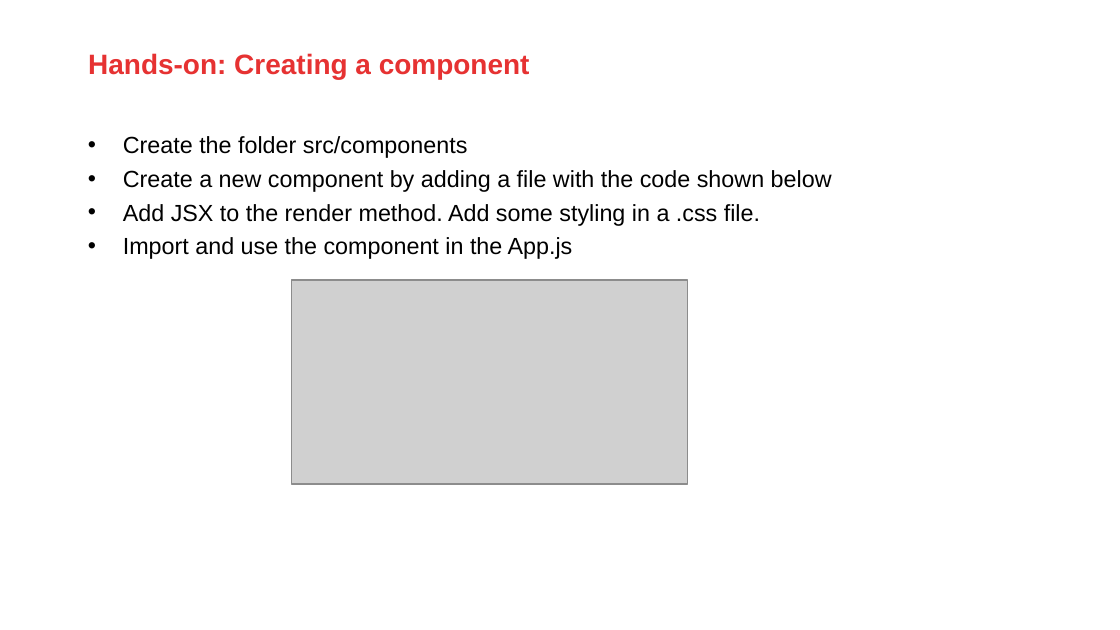
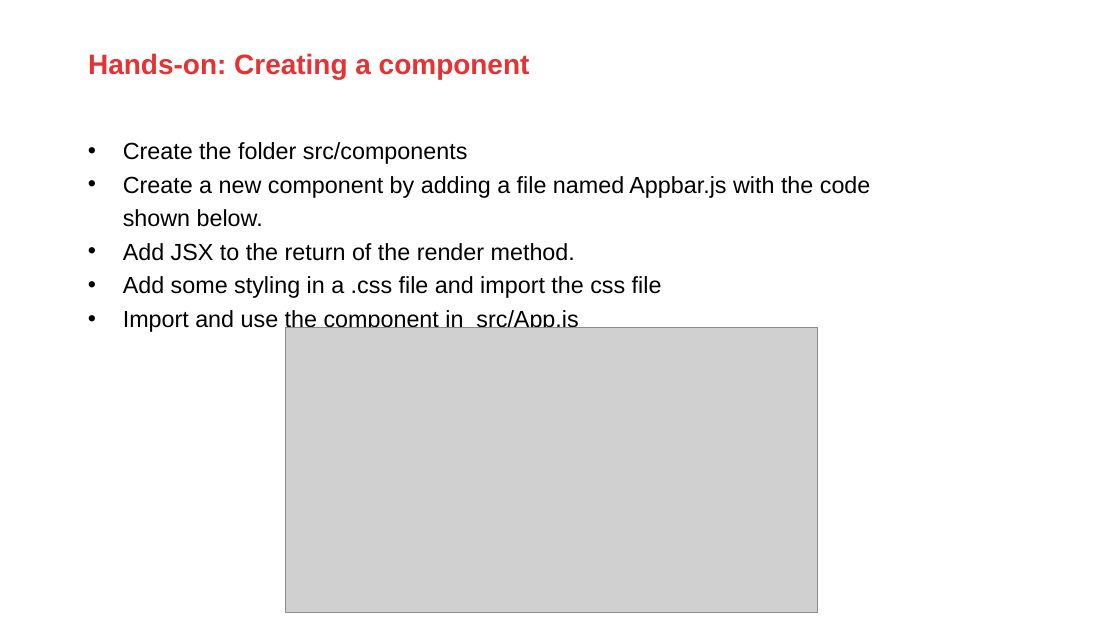
Before and after one commit to AMIS-Services/react-series, a slide deck: slide 10 of sig1/slides/SIG react 1.pptx. Drawn at 1120x630 pixels with LibreOffice and Linux fonts; fonts in the diff are those of the drawing; grey boxes stand for pictures; background and template pictures are left out. Boxes give left, top, right and bottom in pixels: in the first picture for what was removed or moved away, otherwise in the second. Text is boxed around its words. In the diff, an @@ line names an element or a change of style, - is before the commit and + after.

```diff
--- a/sig1/slides/SIG react 1.pptx
+++ b/sig1/slides/SIG react 1.pptx
@@ text at (123,176,871,332): text changed @@
-• Create a new component by adding a file with the code shown below
-• Add JSX to the render method. Add some styling in a .css file.
-• Import and use the component in the App.js
+• Create a new component by adding a file named Appbar.js with the code shown below.
+• Add JSX to the return of the render method.
+• Add some styling in a .css file and import the css file
+• Import and use the component in src/App.js
@@ picture removed at (291,280,688,484) @@
@@ picture added at (286,327,818,613) @@
```
Also in this commit, not shown: 14 other slides changed, 12 other files.
